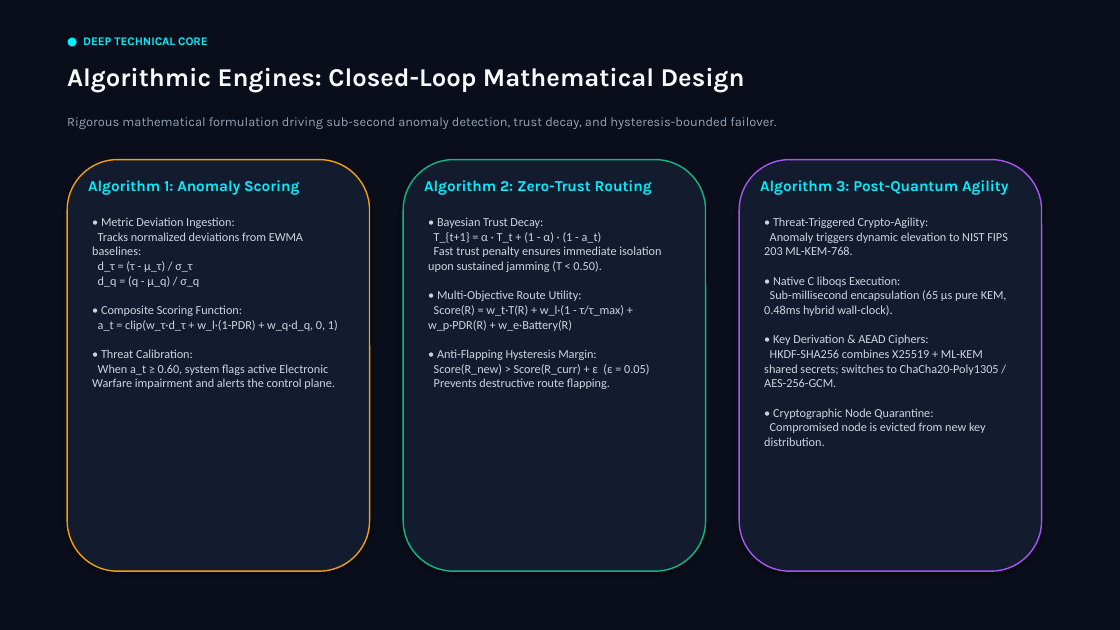
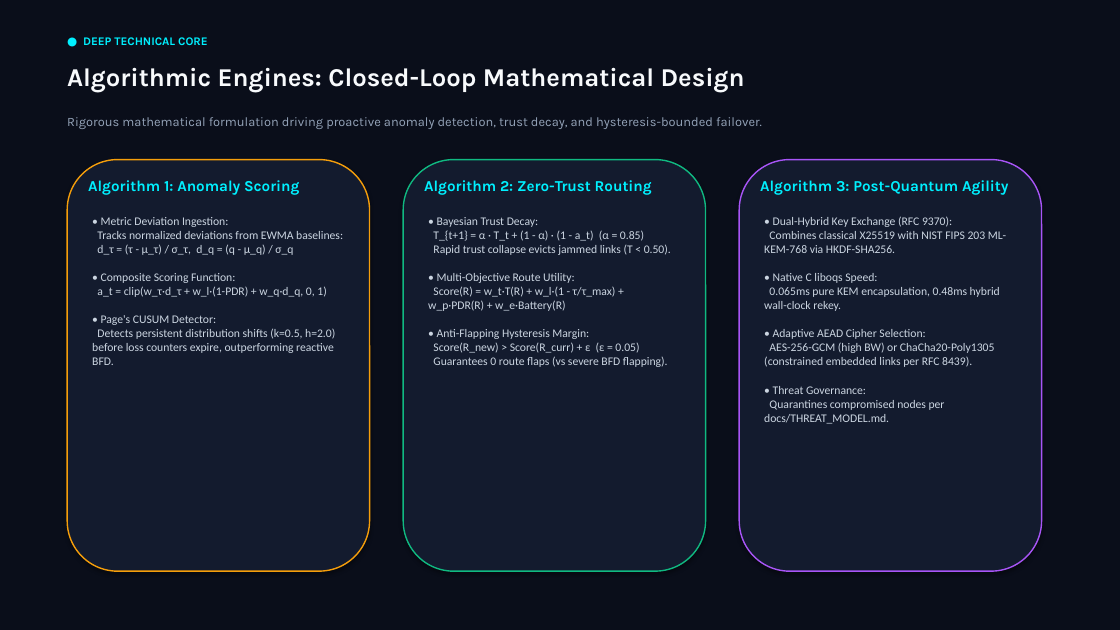
Before and after one commit to Rahul109871234/raksha-net, a slide deck: slide 4 of results/raksha_net_defense_presentation.pptx. Drawn at 1120x630 pixels with LibreOffice and Linux fonts; fonts in the diff are those of the drawing. Boxes give left, top, right and bottom in pixels: in the first picture for what was removed or moved away, otherwise in the second. Text is boxed around its words. In the diff, an @@ line names an element or a change of style, - is before the commit and + after.

Commit message:
docs(presentation): align slides and playbook with TRL-4 emulation, reactive BFD baseline, Apache 2.0, and threat model

```diff
--- a/results/raksha_net_defense_presentation.pptx
+++ b/results/raksha_net_defense_presentation.pptx
@@ text at (67,117,762,129): text changed @@
-Rigorous mathematical formulation driving sub-second anomaly detection, trust decay, and hysteresis-bounded failover.
+Rigorous mathematical formulation driving proactive anomaly detection, trust decay, and hysteresis-bounded failover.
@@ text at (92,217,343,365): text changed; size 10.5 to 10 pt @@
-• Metric Deviation Ingestion:
-Tracks normalized deviations from EWMA baselines:
-d_τ = (τ - μ_τ) / σ_τ
-d_q = (q - μ_q) / σ_q
-• Composite Scoring Function:
-a_t = clip(w_τ·d_τ + w_l·(1-PDR) + w_q·d_q, 0, 1)
-• Threat Calibration:
-When a_t ≥ 0.60, system flags active Electronic Warfare impairment and alerts the control plane.
+• Metric Deviation Ingestion:
+Tracks normalized deviations from EWMA baselines:
+d_τ = (τ - μ_τ) / σ_τ, d_q = (q - μ_q) / σ_q
+• Composite Scoring Function:
+a_t = clip(w_τ·d_τ + w_l·(1-PDR) + w_q·d_q, 0, 1)
+• Page's CUSUM Detector:
+Detects persistent distribution shifts (k=0.5, h=2.0) before loss counters expire, outperforming reactive BFD.
@@ text at (428,217,671,367): text changed; size 10.5 to 10 pt @@
-• Bayesian Trust Decay:
-T_{t+1} = α · T_t + (1 - α) · (1 - a_t)
-Fast trust penalty ensures immediate isolation upon sustained jamming (T < 0.50).
-• Multi-Objective Route Utility:
-Score(R) = w_t·T(R) + w_l·(1 - τ/τ_max) + w_p·PDR(R) + w_e·Battery(R)
-• Anti-Flapping Hysteresis Margin:
-Score(R_new) > Score(R_curr) + ε (ε = 0.05)
-Prevents destructive route flapping.
+• Bayesian Trust Decay:
+T_{t+1} = α · T_t + (1 - α) · (1 - a_t) (α = 0.85)
+Rapid trust collapse evicts jammed links (T < 0.50).
+• Multi-Objective Route Utility:
+Score(R) = w_t·T(R) + w_l·(1 - τ/τ_max) + w_p·PDR(R) + w_e·Battery(R)
+• Anti-Flapping Hysteresis Margin:
+Score(R_new) > Score(R_curr) + ε (ε = 0.05)
+Guarantees 0 route flaps (vs severe BFD flapping).
@@ text at (764,216,1006,424): text changed; size 10.5 to 10 pt @@
-• Threat-Triggered Crypto-Agility:
-Anomaly triggers dynamic elevation to NIST FIPS 203 ML-KEM-768.
-• Native C liboqs Execution:
-Sub-millisecond encapsulation (65 μs pure KEM, 0.48ms hybrid wall-clock).
-• Key Derivation & AEAD Ciphers:
-HKDF-SHA256 combines X25519 + ML-KEM shared secrets; switches to ChaCha20-Poly1305 / AES-256-GCM.
-• Cryptographic Node Quarantine:
-Compromised node is evicted from new key distribution.
+• Dual-Hybrid Key Exchange (RFC 9370):
+Combines classical X25519 with NIST FIPS 203 ML-KEM-768 via HKDF-SHA256.
+• Native C liboqs Speed:
+0.065ms pure KEM encapsulation, 0.48ms hybrid wall-clock rekey.
+• Adaptive AEAD Cipher Selection:
+AES-256-GCM (high BW) or ChaCha20-Poly1305 (constrained embedded links per RFC 8439).
+• Threat Governance:
+Quarantines compromised nodes per docs/THREAT_MODEL.md.
```
Also in this commit, not shown: 11 other slides changed, 2 other files.
